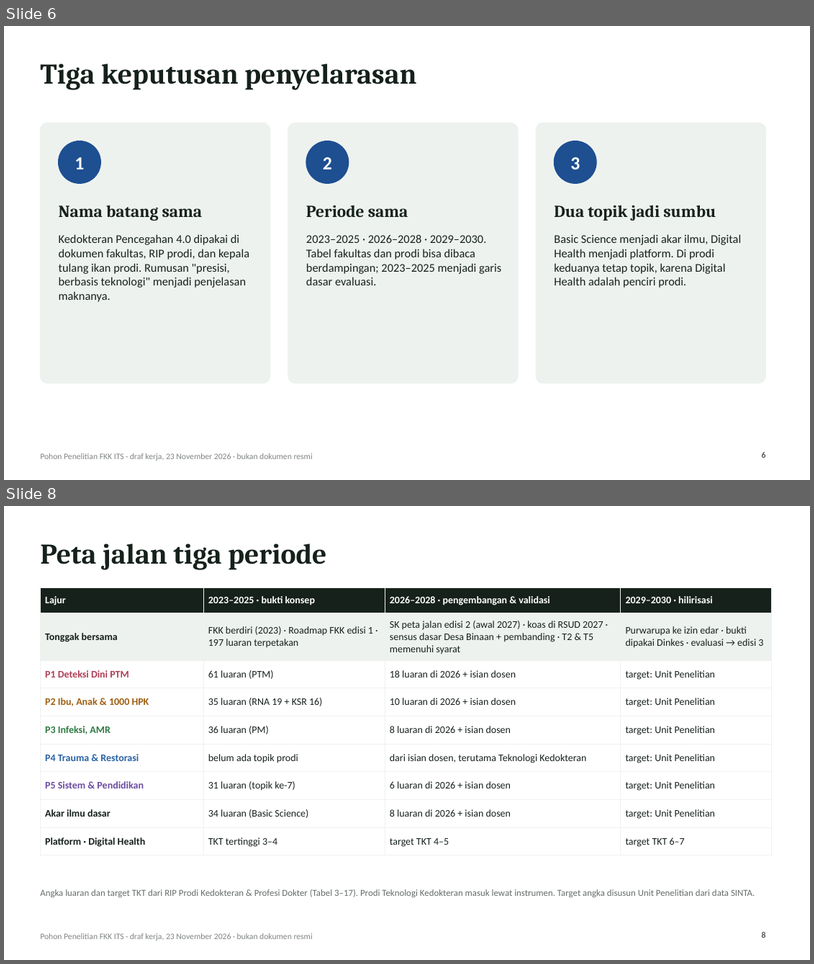
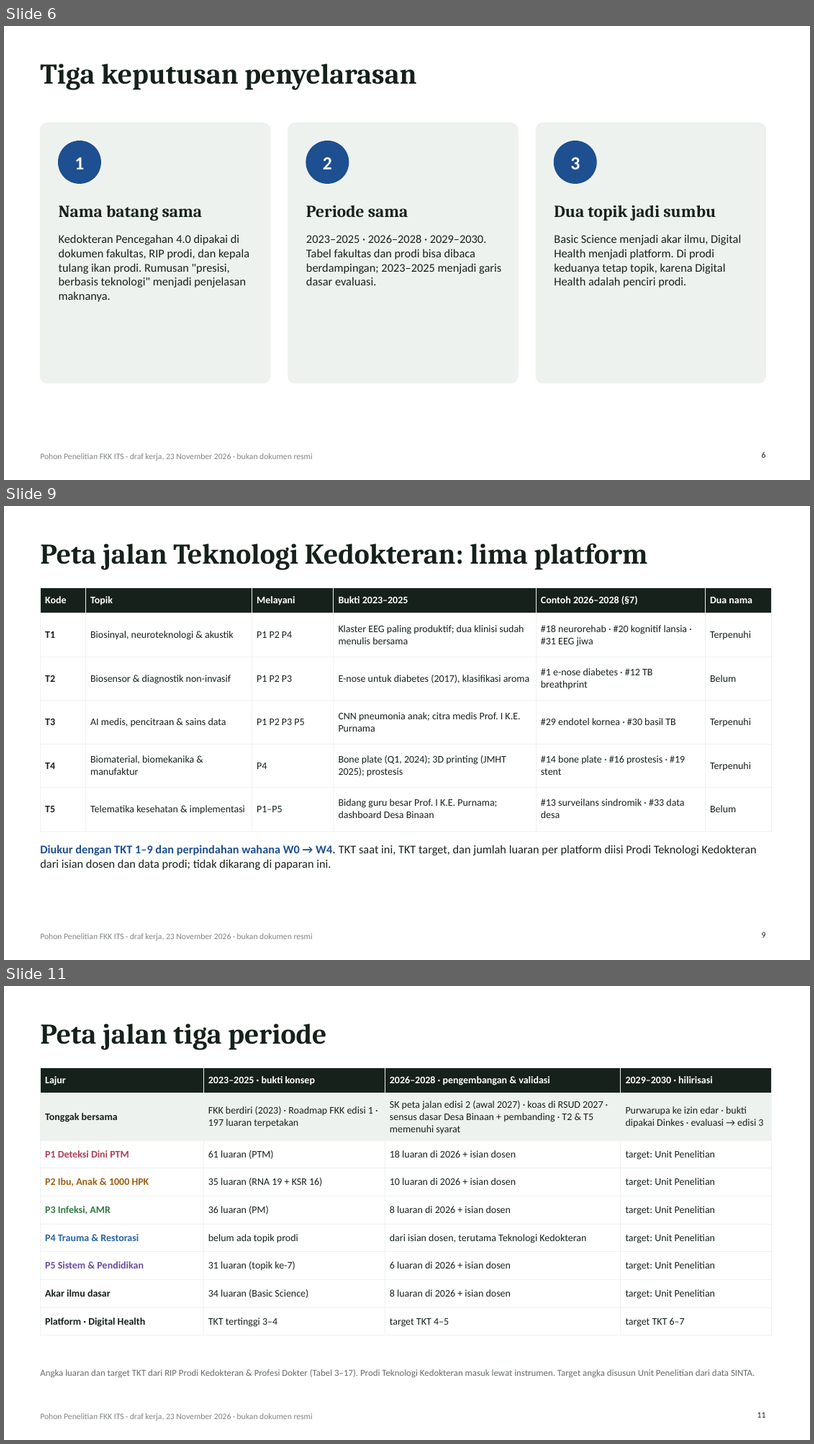
Before and after one commit to anakwirayuda-eng/desa-binaan-dashboard, a slide deck: output/PAPARAN_POHON_PENELITIAN_FKK_ITS.pptx. Shown one above the other, each under a label of ours: slides 6 and 8 before the commit, slides 6, 9 and 11 after it; the slides between them are not shown. The pictures are 814x964 and 814x1444 pixels, drawn with LibreOffice and Linux fonts; fonts in the diff are those of the drawing. Boxes give left, top, right and bottom in pixels: in the first picture for what was removed or moved away, otherwise in the second. Text is boxed around its words. In the diff, an @@ line names an element or a change of style, - is before the commit and + after.

```diff
--- a/output/PAPARAN_POHON_PENELITIAN_FKK_ITS.pptx
+++ b/output/PAPARAN_POHON_PENELITIAN_FKK_ITS.pptx
@@ slide 9 added at (x1=4, y1=506, x2=810, y2=960), background #FFFFFF; not listed: 1 template element that a slide beside it also shows @@
@@ title added at (x1=40, y1=543, x2=648, y2=570), 34 pt, text #16211B, bold @@
+Peta jalan Teknologi Kedokteran: lima platform
@@ table added at (x1=40, y1=587, x2=772, y2=821), 6 rows, 6 columns @@
+Kode | Topik | Melayani | Bukti 2023–2025 | Contoh 2026–2028 (§7) | Dua nama
+T1 | Biosinyal, neuroteknologi & akustik | P1 P2 P4 | Klaster EEG paling produktif; dua klinisi sudah menulis bersama | #18 neurorehab · #20 kognitif lansia · #31 EEG jiwa | Terpenuhi
+T2 | Biosensor & diagnostik non-invasif | P1 P2 P3 | E-nose untuk diabetes (2017), klasifikasi aroma | #1 e-nose diabetes · #12 TB breathprint | Belum
+T3 | AI medis, pencitraan & sains data | P1 P2 P3 P5 | CNN pneumonia anak; citra medis Prof. I K.E. Purnama | #29 endotel kornea · #30 basil TB | Terpenuhi
+T4 | Biomaterial, biomekanika & manufaktur | P4 | Bone plate (Q1, 2024); 3D printing (JMHT 2025); prostesis | #14 bone plate · #16 prostesis · #19 stent | Terpenuhi
+T5 | Telematika kesehatan & implementasi | P1–P5 | Bidang guru besar Prof. I K.E. Purnama; dashboard Desa Binaan | #13 surveilans sindromik · #33 data desa | Belum
@@ text added at (x1=40, y1=844, x2=757, y2=870), 14 pt, text #16211B @@
+Diukur dengan TKT 1–9 dan perpindahan wahana W0 → W4. TKT saat ini, TKT target, dan jumlah luaran per platform diisi Prodi Teknologi Kedokteran dari isian dosen dan data prodi; tidak dikarang di paparan ini.
@@ page number added at (x1=762, y1=932, x2=766, y2=937), 10 pt, text #16211B @@
+9
@@ what was slide 8 is now slide 11 @@
@@ page number at (x1=758, y1=1412, x2=766, y2=1417): text changed @@
-8
+11
```
Also in this commit, not shown: 4 slides changed, 2 other slides added, 14 other files.
